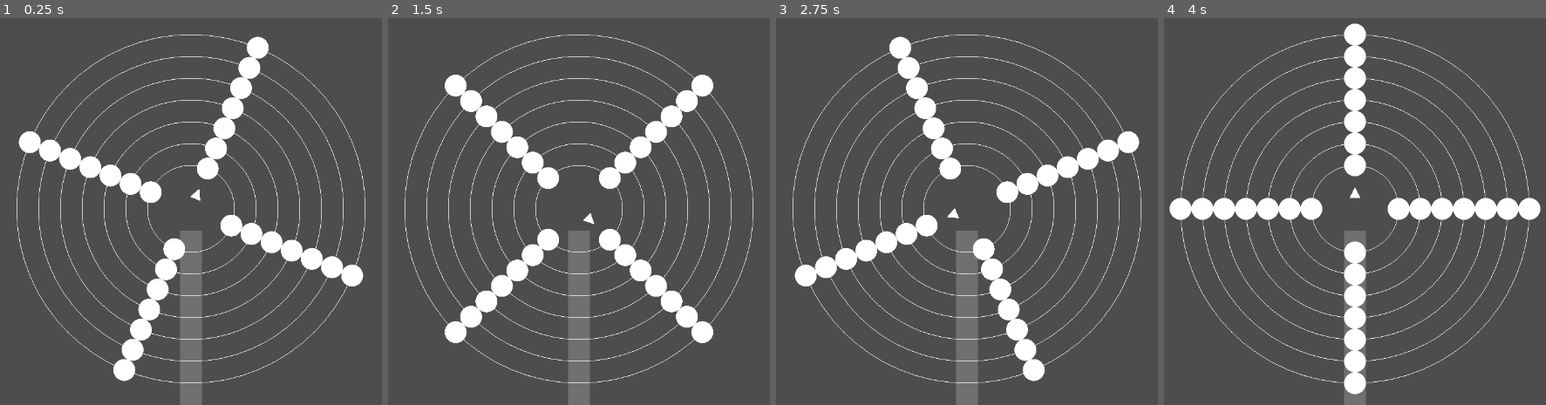
Above: before the commit, frames 1-4 (left to right).
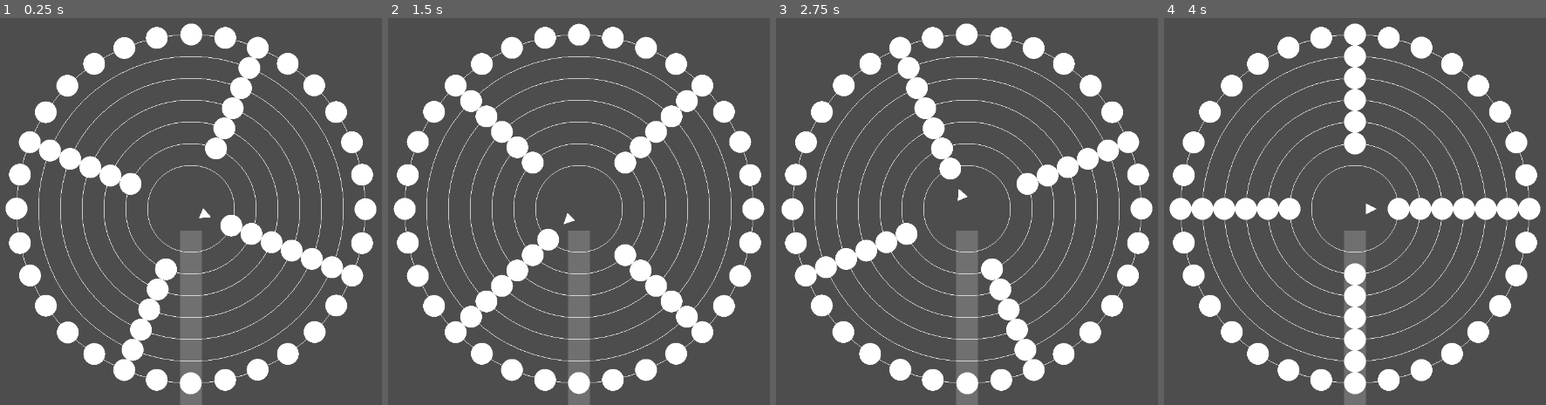
Above: after the commit, the same moments.

Repository: kamikoloss/syzygy
Game: Godot game, scene res://scenes/main.tscn
The game is run twice, just before and just after one commit, with the same random seed, the same clock (stepped at 60 frames per second) and the same inputs.
Inputs:
- Up to frame 1 (0.25 s): no input
- Up to frame 2 (1.5 s): no input
- Up to frame 3 (2.75 s): no input
- Up to frame 4 (4 s): no input

The runs differ from the first frame. In frame 1, 8.1% of the frame differs, in the area x 1-99%, y 1-98%; in frame 2, 8.2%; in frame 3, 8.1%; in frame 4, 8.2%.

Commit message:
export Rail holder count

Diff:
--- a/scenes/main.tscn
+++ b/scenes/main.tscn
@@ -16,6 +16,7 @@
 offset_bottom = 360.0
 circle_radius = 80.0
 rotate_speed = 0.25
+holder_count = 1
 
 [node name="Rail120" parent="." instance=ExtResource("2_0xm2m")]
 layout_mode = 0
@@ -68,6 +69,7 @@
 offset_right = 640.0
 offset_bottom = 360.0
 rotate_speed = 0.25
+holder_count = 32
 
 [node name="Sensor" type="Control" parent="."]
 anchors_preset = 0
--- a/scenes/rail.gd
+++ b/scenes/rail.gd
@@ -1,25 +1,31 @@
 class_name Rail
 extends Control
 
-@export var circle_radius := 320.0
-@export var rotate_speed := 1.0
+@export var circle_radius := 320.0 # px
+@export var rotate_speed := 1.0 # rotates / sec
+@export var holder_count := 4
+
 @export var chip_scene: PackedScene
 
 var _tween_rotate: Tween
 
 
 func _ready() -> void:
+    set_holders()
     start_rotate()
-
-    # debug
-    for vec in [Vector2(0, 1), Vector2(1, 0), Vector2(0, -1), Vector2(-1, 0)]:
-        var chip: Chip = chip_scene.instantiate()
-        chip.position = vec * circle_radius
-        add_child(chip)
 
 
 func _draw():
     draw_circle(Vector2.ZERO, circle_radius, Color.WHITE, false, -1.0, false)
+
+
+func set_holders() -> void:
+    for i in holder_count:
+        var rad := PI * 2 / holder_count * (i + 1)
+        var pos := Vector2(cos(rad) * circle_radius, sin(rad) * circle_radius)
+        var chip: Chip = chip_scene.instantiate()
+        chip.position = pos
+        add_child(chip)
 
 
 func start_rotate() -> void:
--- a/scenes/rail.tscn
+++ b/scenes/rail.tscn
@@ -12,9 +12,10 @@
 
 [node name="TextureRect" type="TextureRect" parent="."]
 layout_mode = 0
-offset_left = -10.0
-offset_top = -40.0
-offset_right = 10.0
-offset_bottom = -20.0
+offset_left = 40.0
+offset_top = -10.0
+offset_right = 60.0
+offset_bottom = 10.0
+rotation = 1.5708
 texture = ExtResource("2_d273v")
 expand_mode = 1
